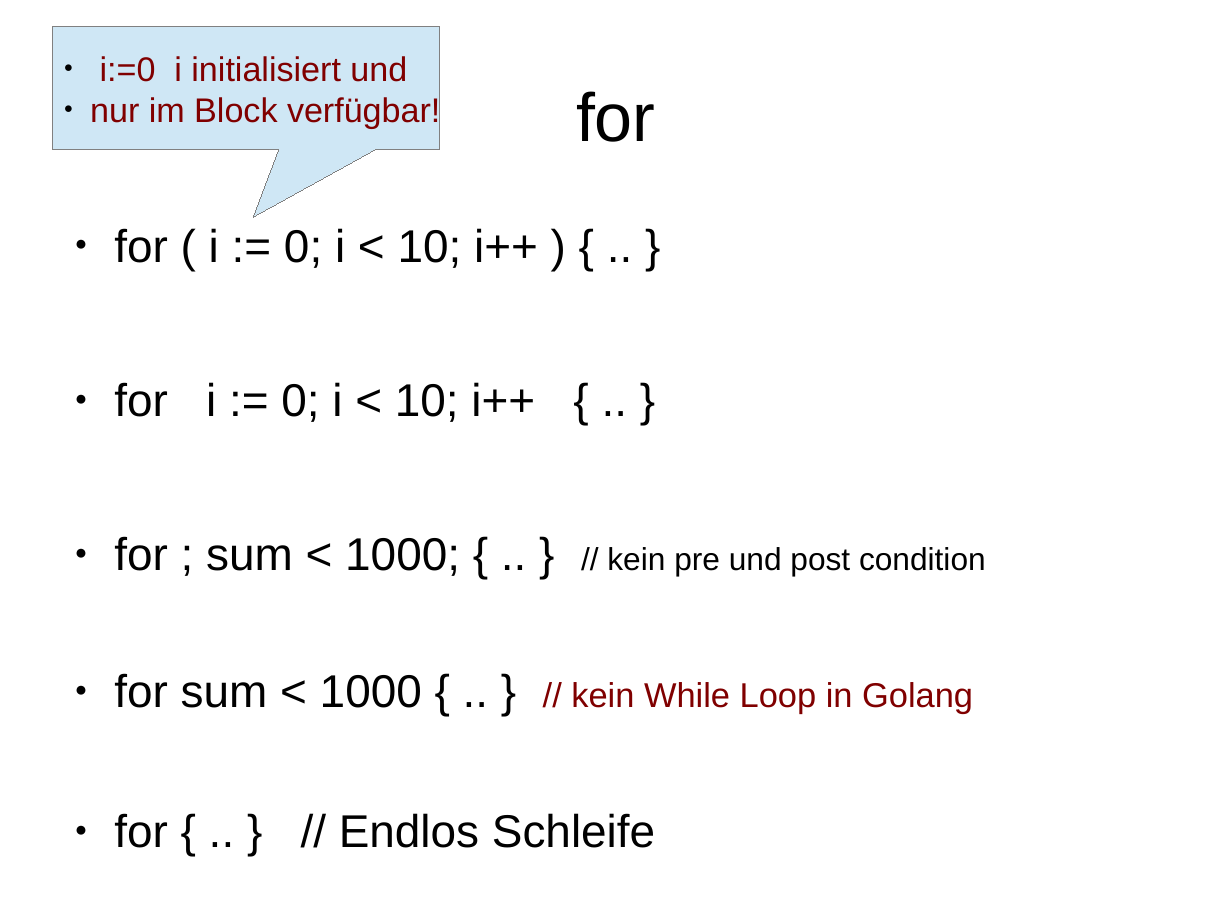
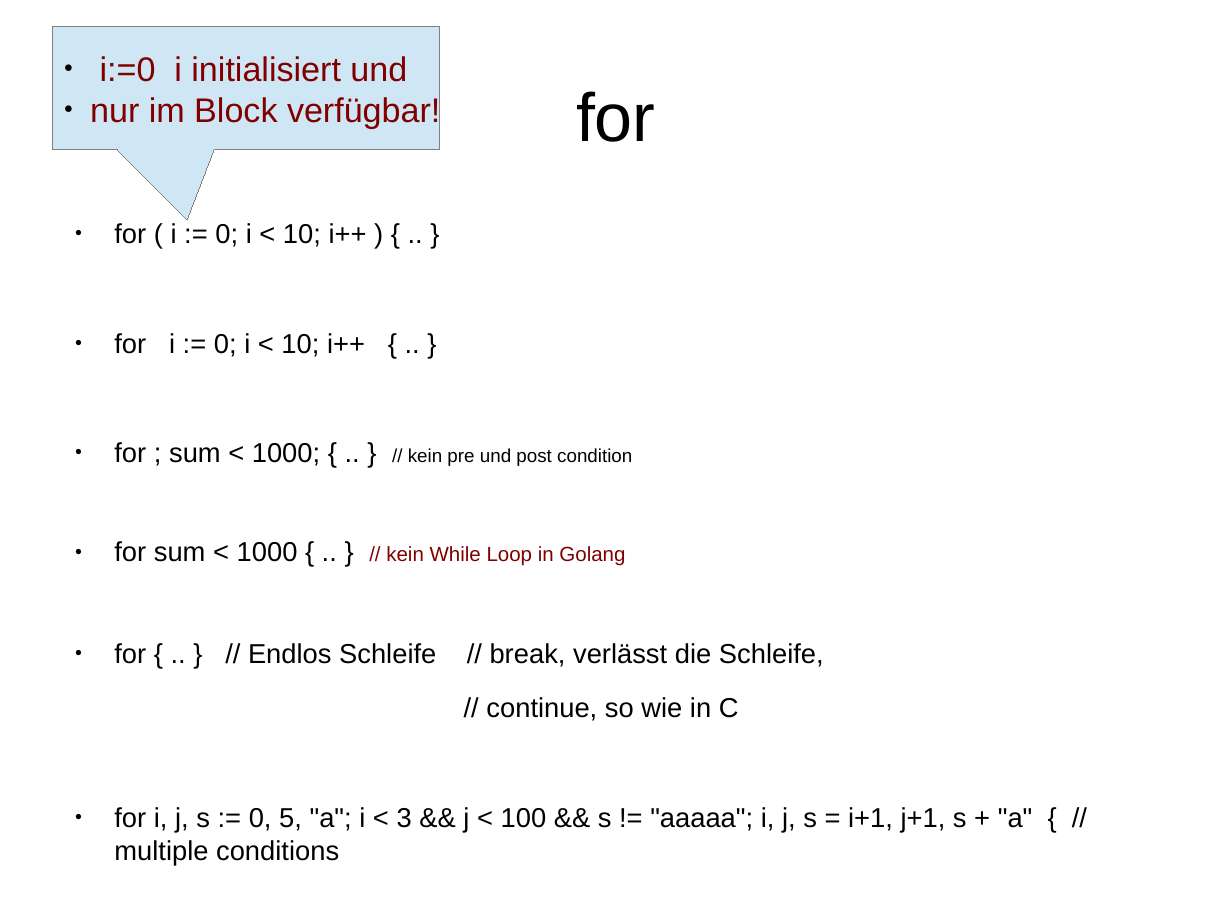
Before and after one commit to rayank77b/smallStuffs, a slide deck: slide 19 of programmierung/vortrag/golang.odp. Drawn at 1232x924 pixels with LibreOffice and Linux fonts; fonts in the diff are those of the drawing. Boxes give left, top, right and bottom in pixels: in the first picture for what was removed or moved away, otherwise in the second. Text is boxed around its words. In the diff, an @@ line names an element or a change of style, - is before the commit and + after.

```diff
--- a/programmierung/vortrag/golang.odp
+++ b/programmierung/vortrag/golang.odp
@@ speech box "i:=0 i initialisiert und" at bbox=[53, 27, 439, 150]: proportions changed @@
@@ text at bbox=[114, 223, 632, 566]: size 29.6 to 17.6 pt in "for ( i := 0; i < ...", "for i := 0; i < 10; ...", "for ; sum < 1000; { .. ...", "for sum < 1000 { .. }"; size 20.4 to 12.1 pt in "// kein pre und post condition"; size 22.2 to 13.2 pt in "// kein While Loop in Golang" @@
@@ text at bbox=[114, 643, 1033, 864]: text changed; size 29.6 to 17.6 pt @@
-● for { .. } // Endlos Schleife
+● for { .. } // Endlos Schleife // break, verlässt die Schleife,
+// continue, so wie in C
+● for i, j, s := 0, 5, "a"; i < 3 && j < 100 && s != "aaaaa"; i, j, s = i+1, j+1, s + "a" { // multiple conditions
```
Also in this commit, not shown: 7 other slides changed, 4 slides added, 5 other files.
